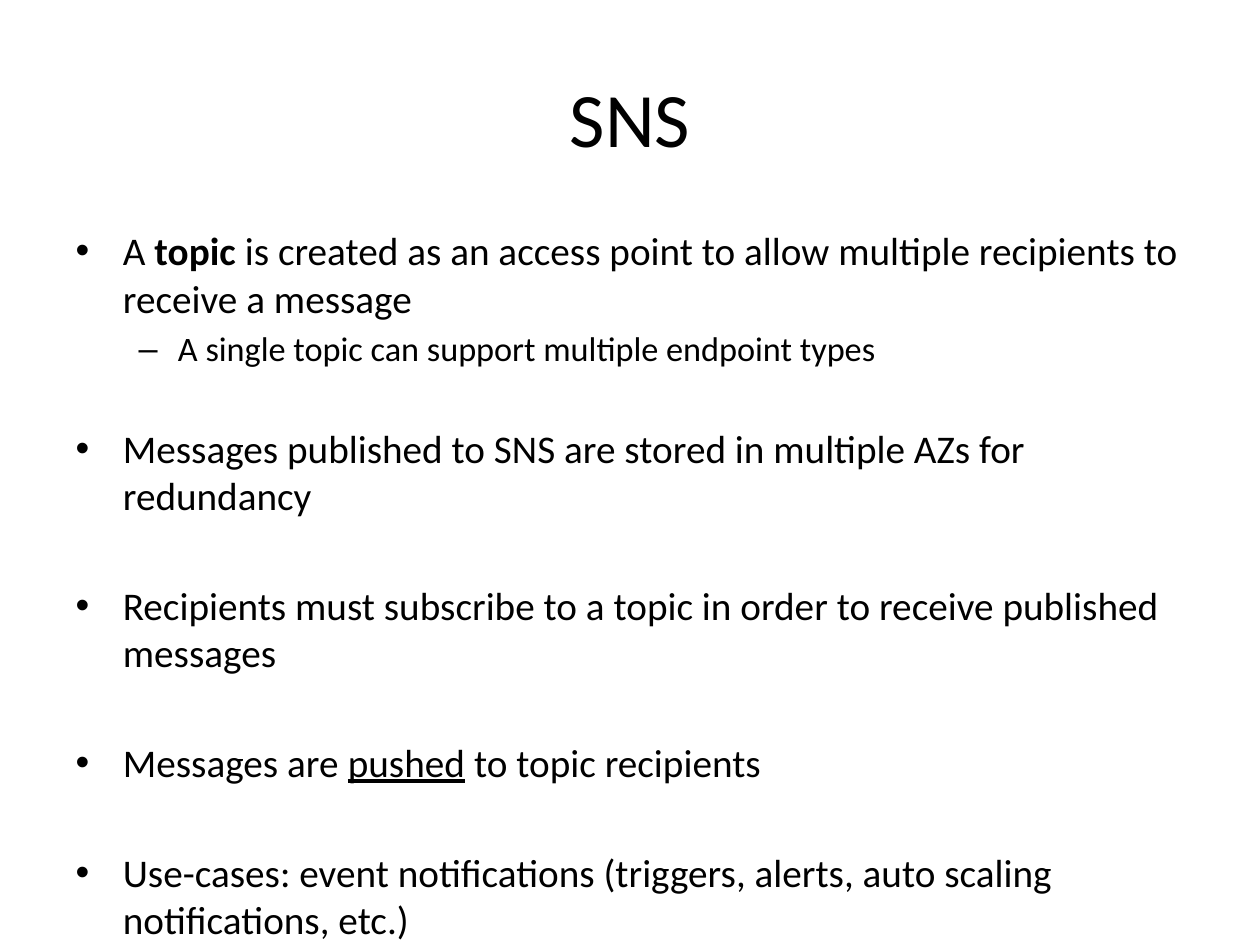
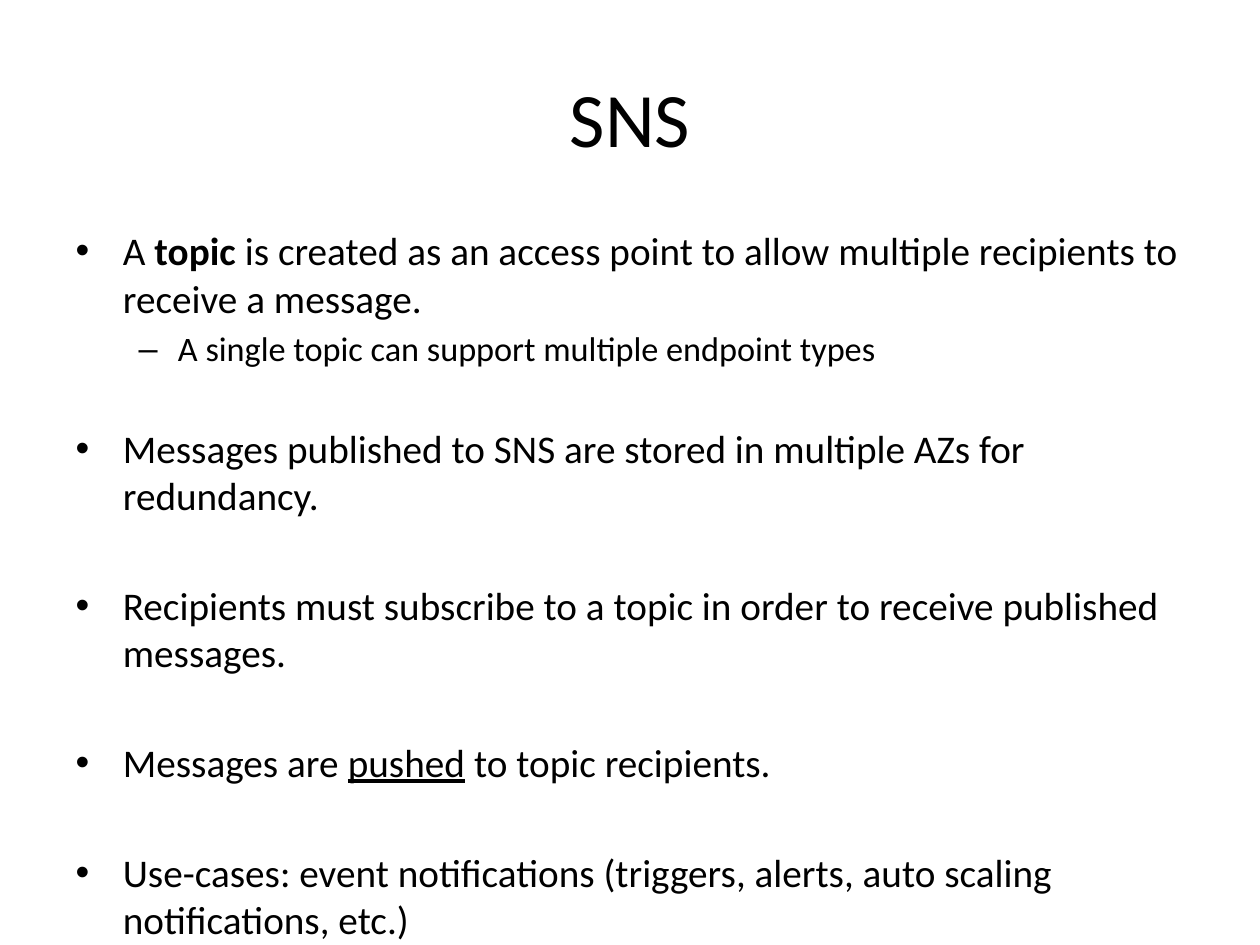
Before and after one commit to jasondbaker/infrastructure-class, a slide deck: slide 17 of infrastructure-week-6.pptx (slide 18 before the commit). Drawn at 1260x945 pixels with LibreOffice and Linux fonts; fonts in the diff are those of the drawing. Boxes give left, top, right and bottom in pixels: in the first picture for what was removed or moved away, otherwise in the second. Text is boxed around its words. In the diff, an @@ line names an element or a change of style, - is before the commit and + after.

```diff
--- a/infrastructure-week-6.pptx
+++ b/infrastructure-week-6.pptx
@@ text at [123, 237, 1177, 320]: text changed @@
-• A topic is created as an access point to allow multiple recipients to receive a message
+• A topic is created as an access point to allow multiple recipients to receive a message.
@@ text at [123, 435, 1159, 784]: text changed @@
-• Messages published to SNS are stored in multiple AZs for redundancy
-• Recipients must subscribe to a topic in order to receive published messages
-• Messages are pushed to topic recipients
+• Messages published to SNS are stored in multiple AZs for redundancy.
+• Recipients must subscribe to a topic in order to receive published messages.
+• Messages are pushed to topic recipients.
```
Also in this commit, not shown: 27 other slides changed, 1 slide added, 2 slides removed, 1 other file.
